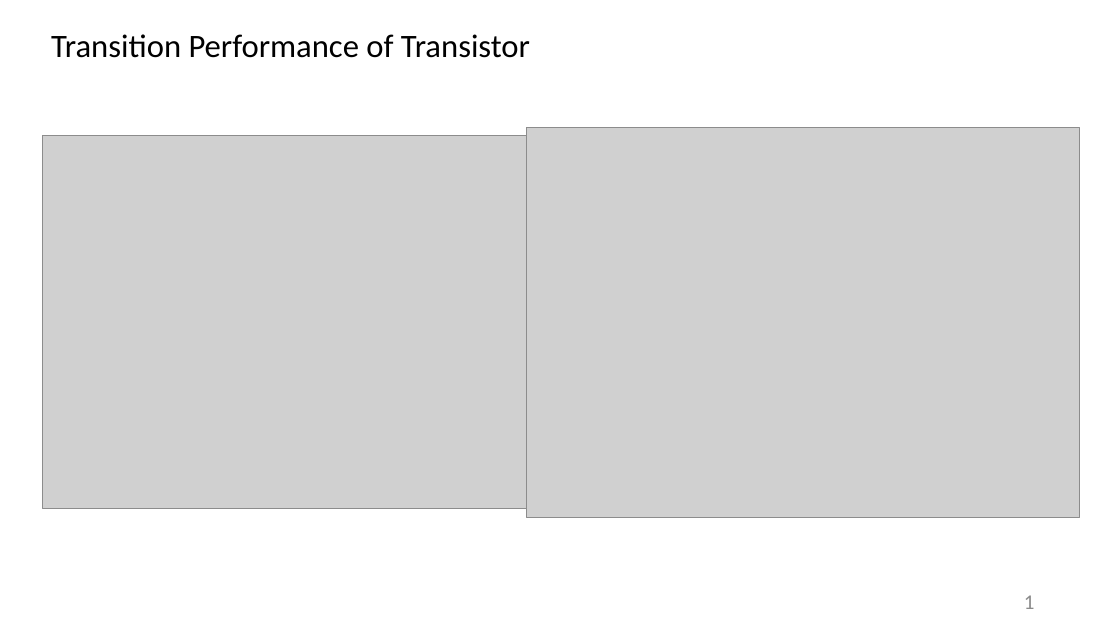
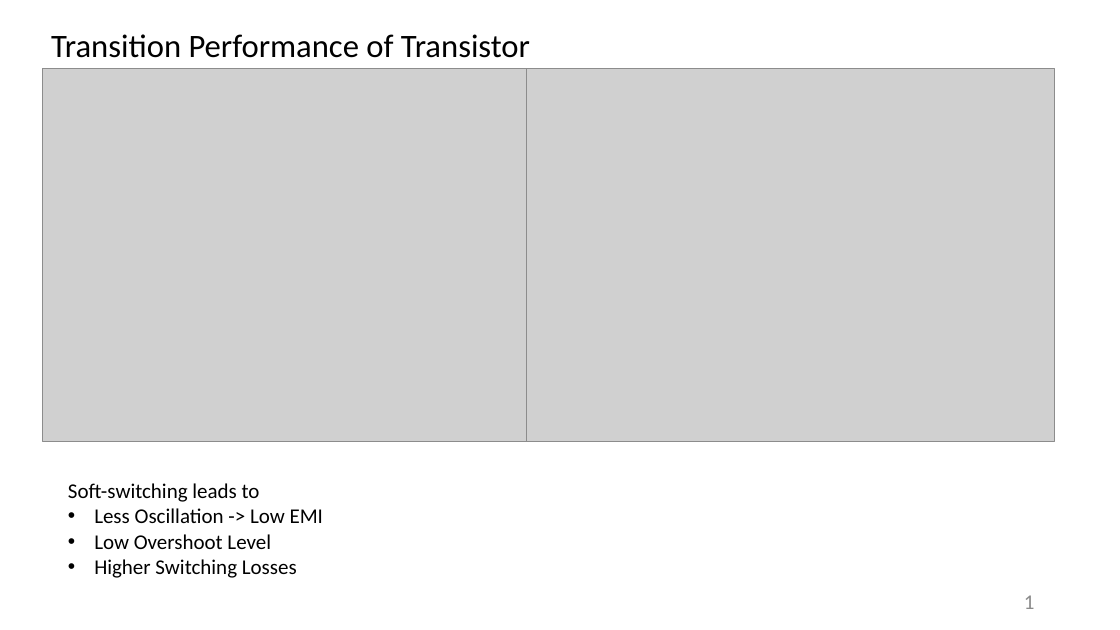
Before and after one commit to furkankarakaya/GaN-Studies, a slide deck: slide 1 of Weekly Reports/2019.09.11 - 2019.09.18 Report.pptx. Drawn at 1120x630 pixels with LibreOffice and Linux fonts; fonts in the diff are those of the drawing; grey boxes stand for pictures. Boxes give left, top, right and bottom in pixels: in the first picture for what was removed or moved away, otherwise in the second. Text is boxed around its words. In the diff, an @@ line names an element or a change of style, - is before the commit and + after.

```diff
--- a/Weekly Reports/2019.09.11 - 2019.09.18 Report.pptx
+++ b/Weekly Reports/2019.09.11 - 2019.09.18 Report.pptx
@@ picture moved from (x1=43, y1=136, x2=535, y2=509) to (x1=43, y1=69, x2=535, y2=442) @@
@@ picture resized from (x1=527, y1=128, x2=1080, y2=518) to (x1=527, y1=69, x2=1055, y2=441) @@
@@ text added at (x1=68, y1=483, x2=323, y2=578), 18 pt, text #000000 @@
+Soft-switching leads to
+• Less Oscillation -> Low EMI
+• Low Overshoot Level
+• Higher Switching Losses
```
Also in this commit, not shown: 1 other slide changed, 1 slide added.
